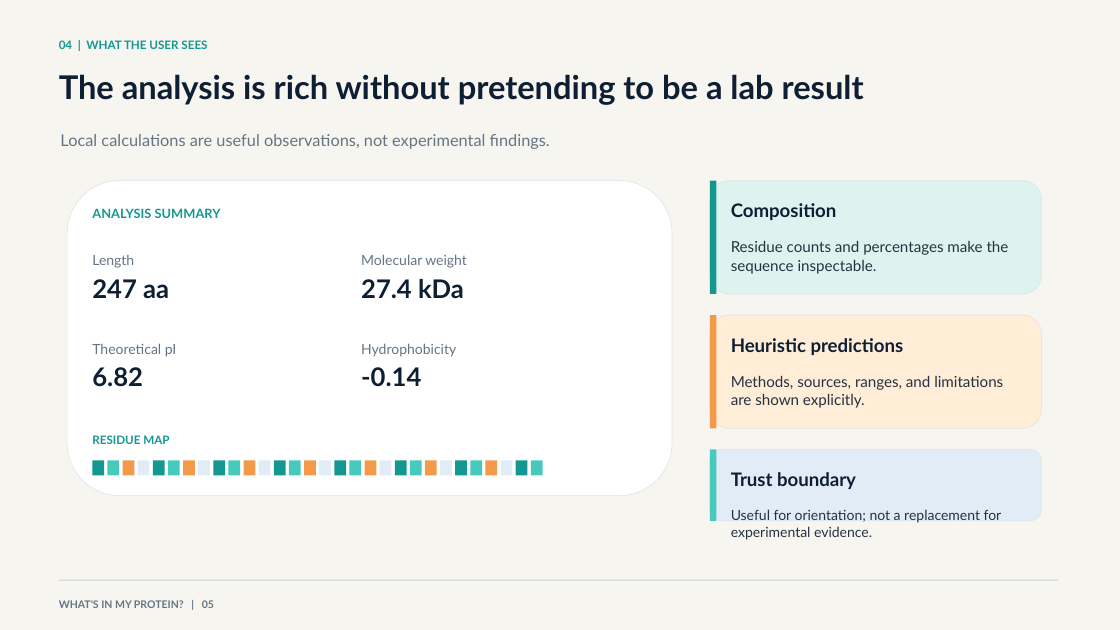
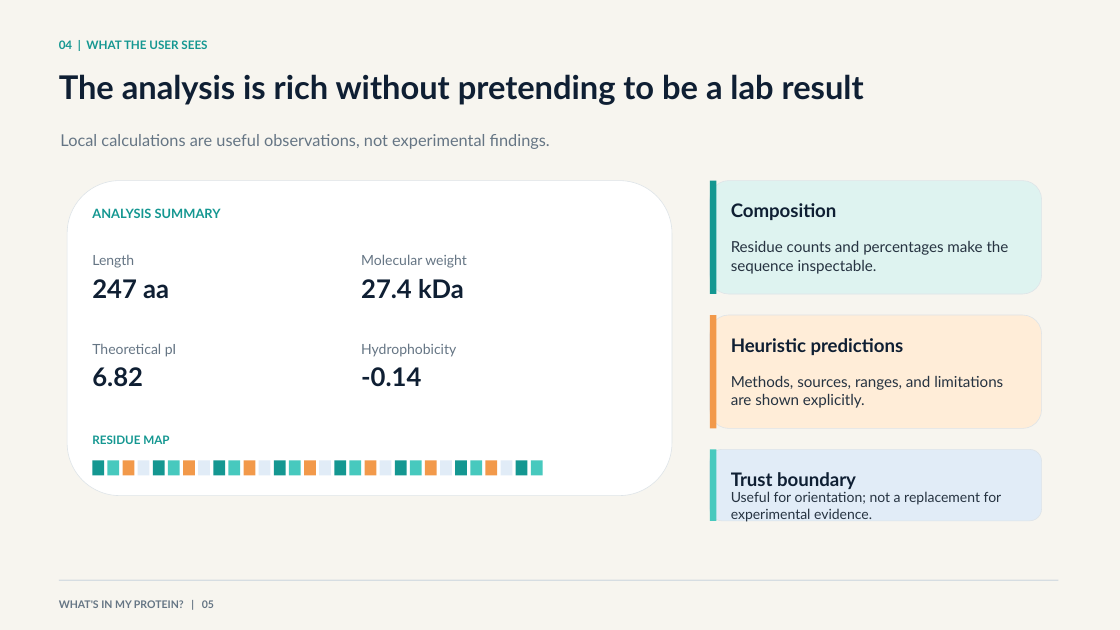
Before and after one commit to PattiCrosswait/SEIS606_VibeCoding, a slide deck: slide 5 of Protein-sequence-analyzer/protein-sequence-analyzer-presentation.pptx. Drawn at 1120x630 pixels with LibreOffice and Linux fonts; fonts in the diff are those of the drawing. Boxes give left, top, right and bottom in pixels: in the first picture for what was removed or moved away, otherwise in the second. Text is boxed around its words. In the diff, an @@ line names an element or a change of style, - is before the commit and + after.

```diff
--- a/Protein-sequence-analyzer/protein-sequence-analyzer-presentation.pptx
+++ b/Protein-sequence-analyzer/protein-sequence-analyzer-presentation.pptx
@@ text "Useful for orientation; not a ...": place and size @@
-text "Useful for orientation; not a ..." at box(731, 509, 1002, 540)
+text "Useful for orientation; not a ..." at box(731, 491, 1002, 522)
```
Also in this commit, not shown: 2 other slides changed, 2 other files.
